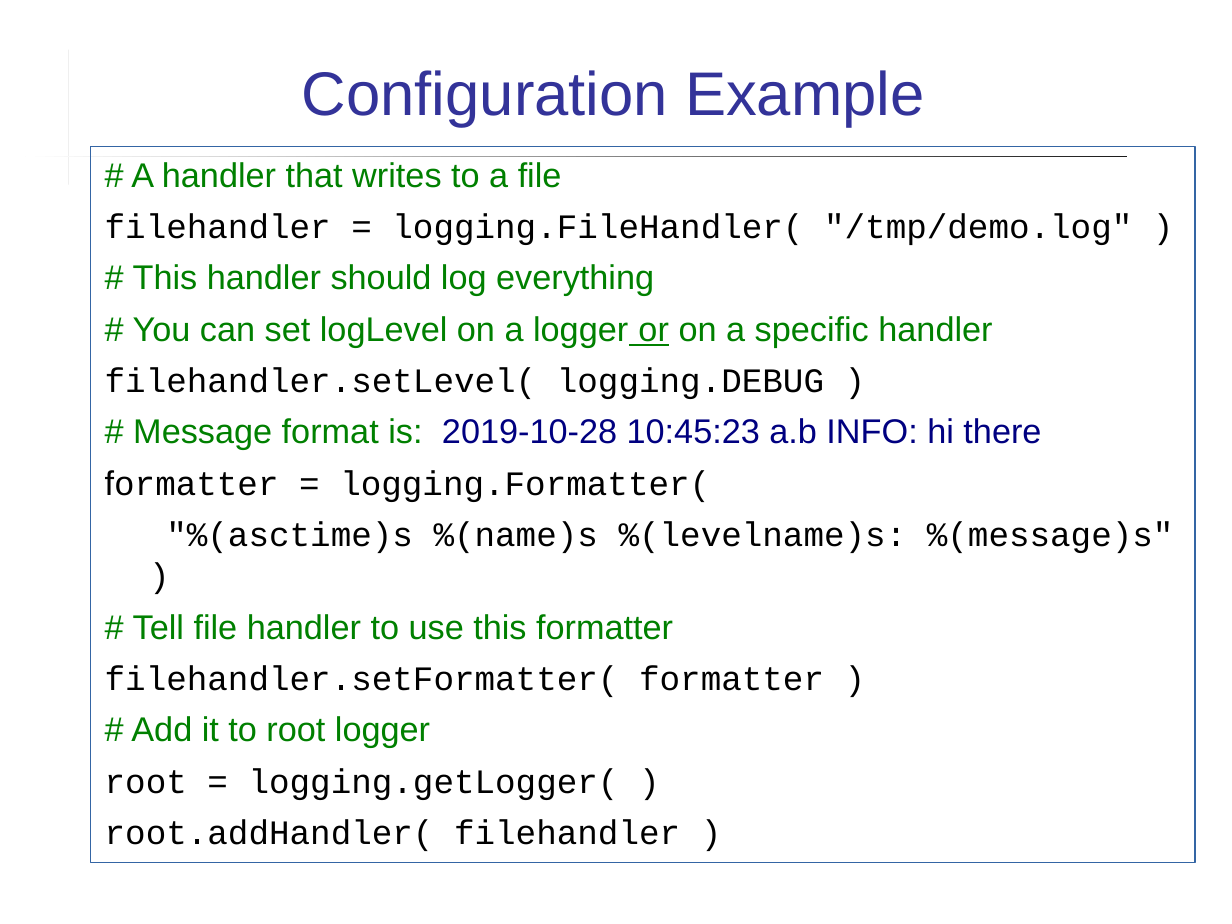
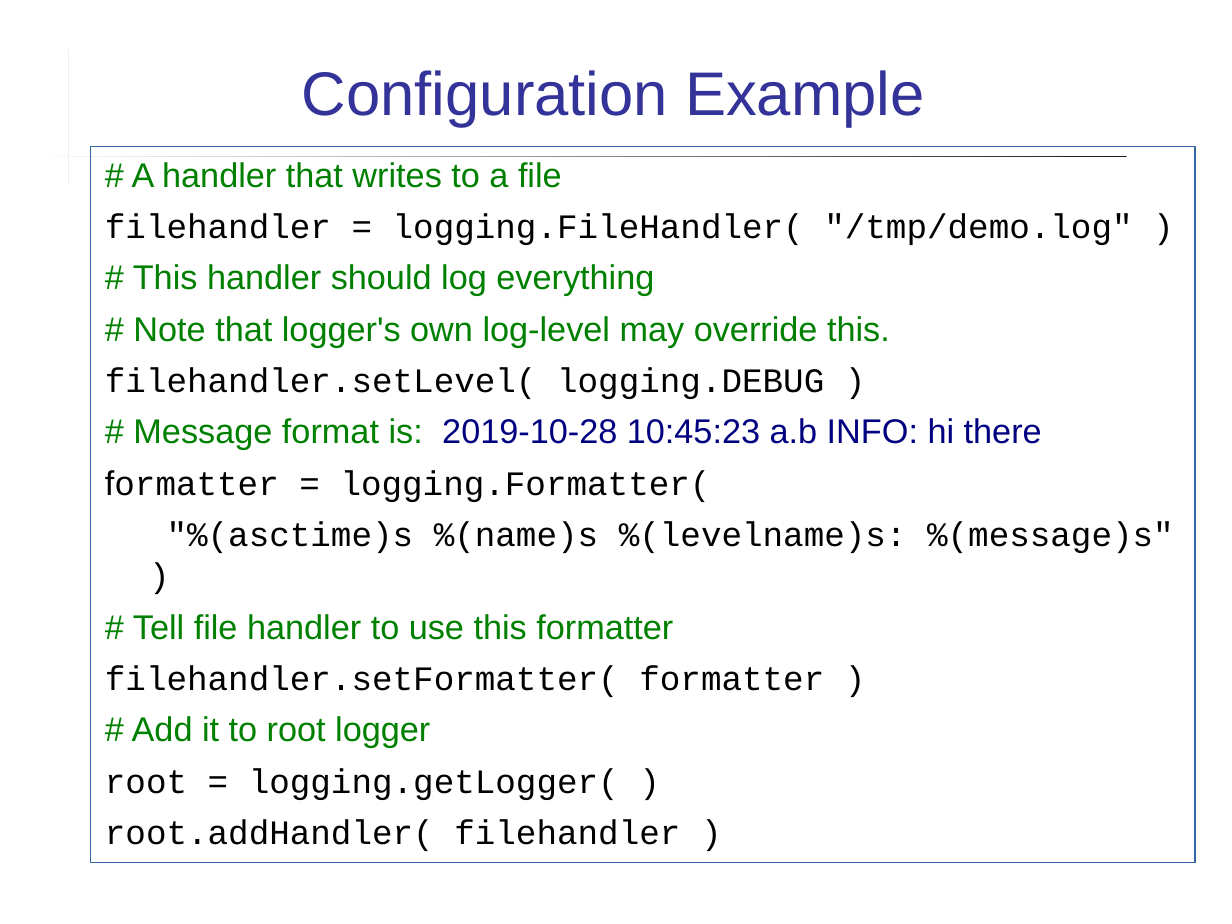
Before and after one commit to cpske/ISP, a slide deck: slide 22 of logging/Logging.ppt. Drawn at 1232x924 pixels with LibreOffice and Linux fonts; fonts in the diff are those of the drawing. Boxes give left, top, right and bottom in pixels: in the first picture for what was removed or moved away, otherwise in the second. Text is boxed around its words. In the diff, an @@ line names an element or a change of style, - is before the commit and + after.

```diff
--- a/logging/Logging.ppt
+++ b/logging/Logging.ppt
@@ text at bbox=[133, 316, 890, 347]: text changed @@
-# You can set logLevel on a logger or on a specific handler
+# Note that logger's own log-level may override this.
```
Also in this commit, not shown: 3 other slides changed, 4 other files.
